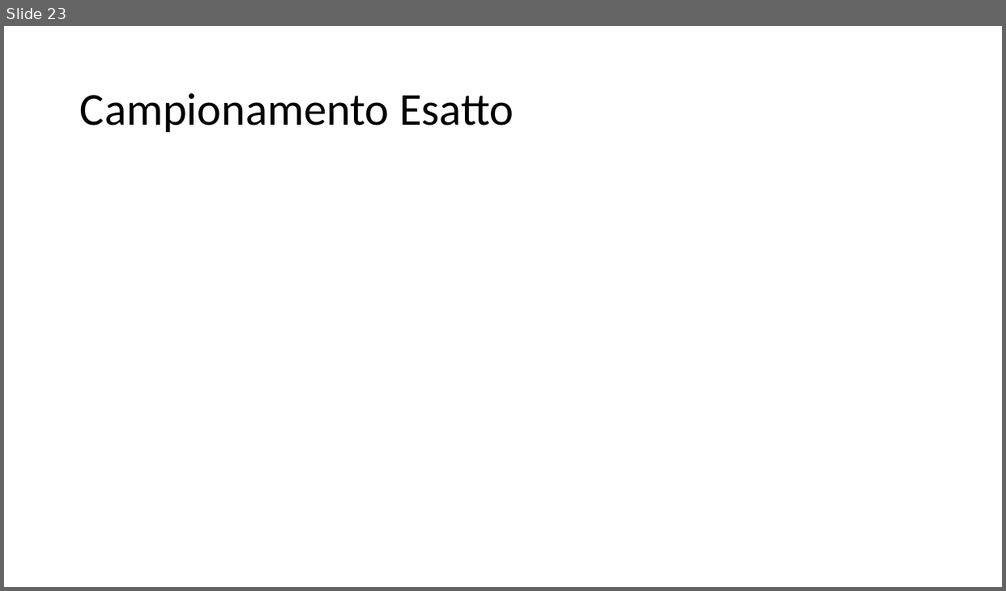
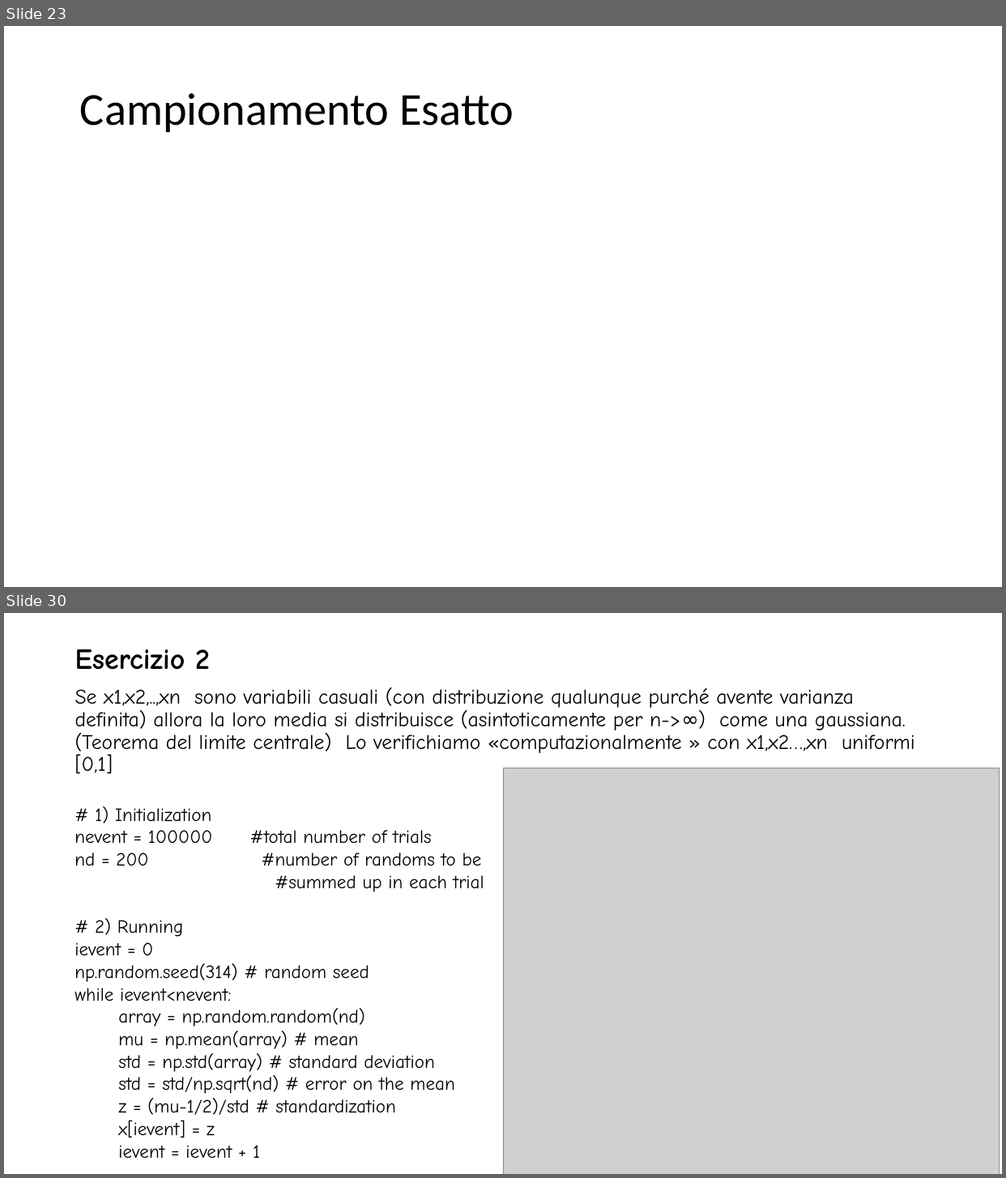
Before and after one commit to marcomonte94/Montecarlo, a slide deck: Slide Corso Metodi Montecarlo.pptx. Shown one above the other, each under a label of ours: slide 23 before the commit, slides 23 and 30 after it; the slides between them are not shown. The pictures are 1006x591 and 1006x1178 pixels, drawn with LibreOffice and Linux fonts; fonts in the diff are those of the drawing; grey boxes stand for pictures. Boxes give left, top, right and bottom in pixels: in the first picture for what was removed or moved away, otherwise in the second. Text is boxed around its words. In the diff, an @@ line names an element or a change of style, - is before the commit and + after.

```diff
--- a/Slide Corso Metodi Montecarlo.pptx
+++ b/Slide Corso Metodi Montecarlo.pptx
@@ slide 30 added at (4, 613, 1002, 1174), background #FFFFFF @@
@@ text added at (75, 649, 915, 774), 20 pt, text #000000 @@
+Esercizio 2
+Se x1,x2,..,xn sono variabili casuali (con distribuzione qualunque purché avente varianza definita) allora la loro media si distribuisce (asintoticamente per n->∞) come una gaussiana. (Teorema del limite centrale) Lo verifichiamo «computazionalmente » con x1,x2…,xn uniformi [0,1]
@@ picture added at (503, 768, 999, 1174) @@
@@ text added at (74, 807, 484, 1158), 18 pt, text #000000 @@
+# 1) Initialization
+nevent = 100000 #total number of trials
+nd = 200 #number of randoms to be
+#summed up in each trial
+# 2) Running
+ievent = 0
+np.random.seed(314) # random seed
+while ievent<nevent:
+array = np.random.random(nd)
+mu = np.mean(array) # mean
+std = np.std(array) # standard deviation
+std = std/np.sqrt(nd) # error on the mean
+z = (mu-1/2)/std # standardization
+x[ievent] = z
+ievent = ievent + 1
```
Also in this commit, not shown: 9 slides changed, 17 other slides added, 3 other files.
